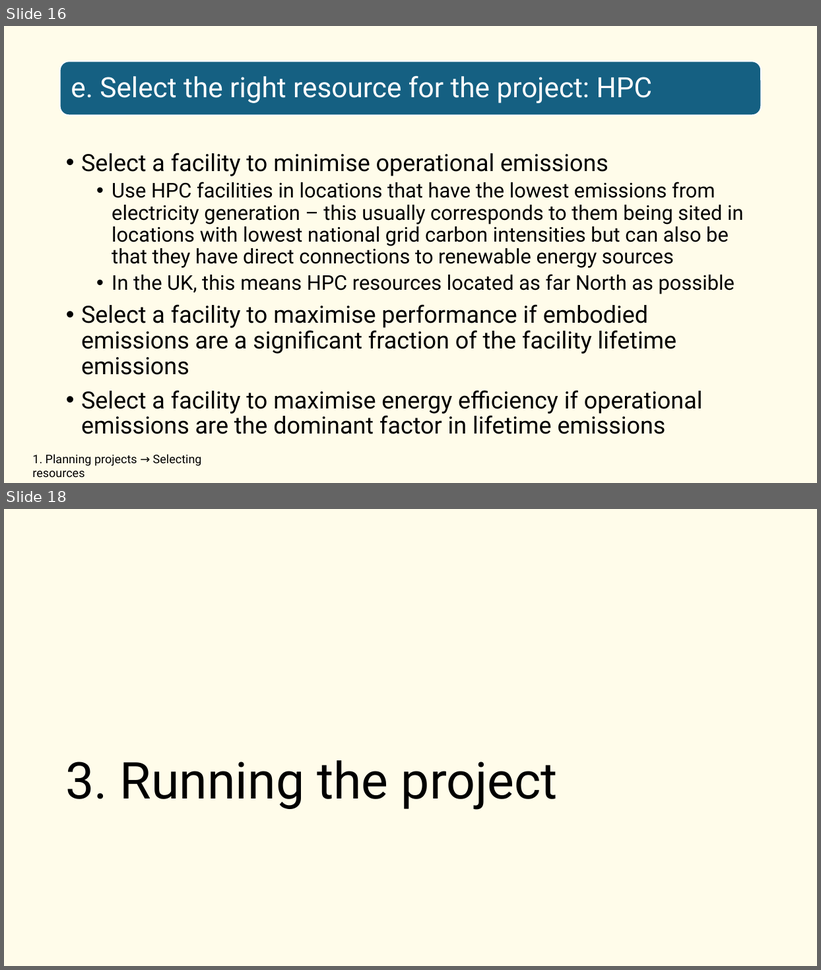
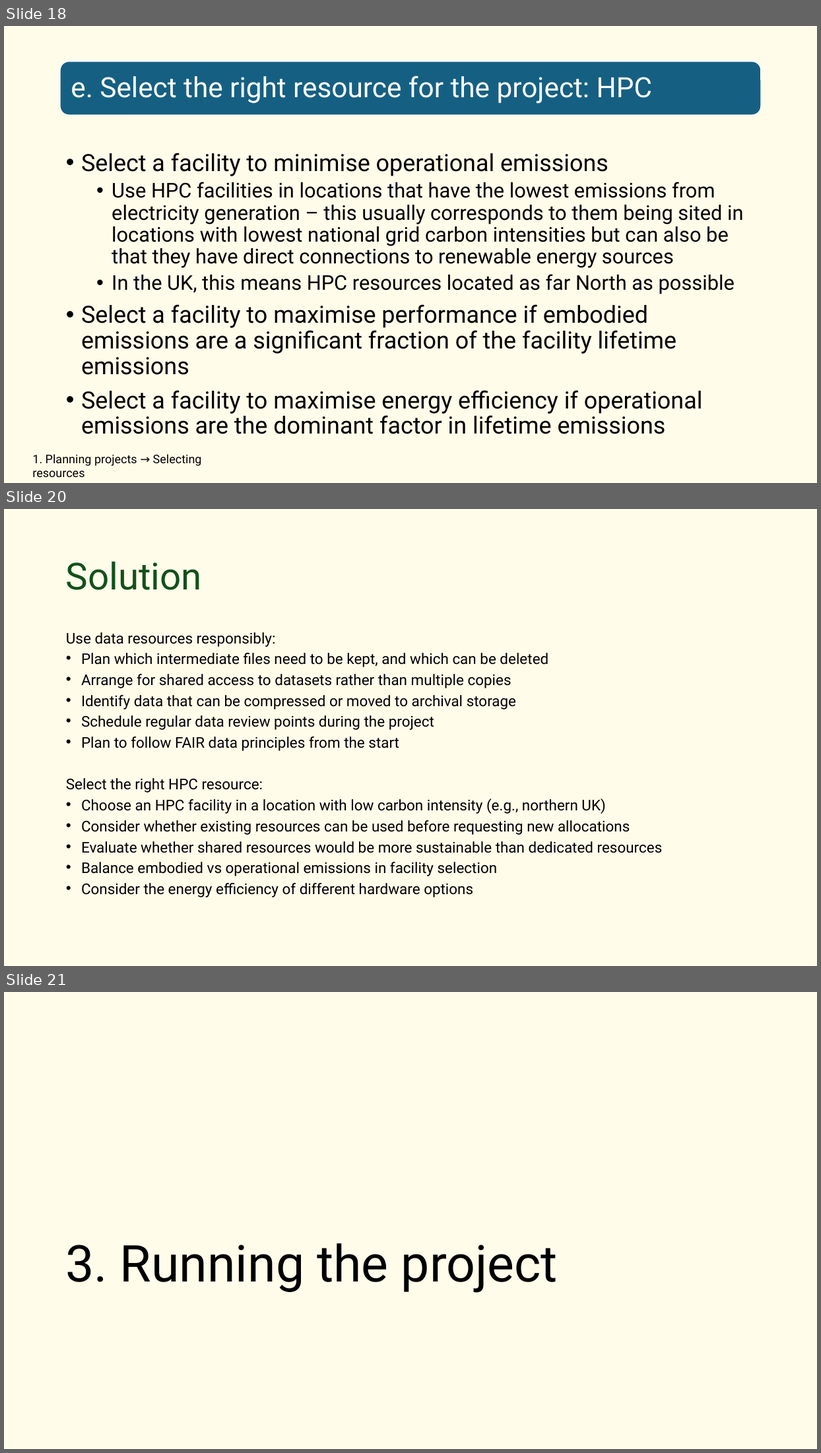
Before and after one commit to EPCCed/2026-10-02_green-hpc_cambridge, a slide deck: instructors/L9-ResponsibleComputing.pptx. Shown one above the other, each under a label of ours: slides 16 and 18 before the commit, slides 18, 20 and 21 after it; the slides between them are not shown. The pictures are 821x970 and 821x1453 pixels, drawn with LibreOffice and Linux fonts; fonts in the diff are those of the drawing. Boxes give left, top, right and bottom in pixels: in the first picture for what was removed or moved away, otherwise in the second. Text is boxed around its words. In the diff, an @@ line names an element or a change of style, - is before the commit and + after.

```diff
--- a/instructors/L9-ResponsibleComputing.pptx
+++ b/instructors/L9-ResponsibleComputing.pptx
@@ slide 20 added at (4,509,817,966), background #FFFCEA @@
@@ title added at (66,561,202,590), 44 pt, text #13501B @@
+Solution
@@ text added at (66,632,663,898), 17.5 pt, text #000000 @@
+Use data resources responsibly:
+• Plan which intermediate files need to be kept, and which can be deleted
+• Arrange for shared access to datasets rather than multiple copies
+• Identify data that can be compressed or moved to archival storage
+• Schedule regular data review points during the project
+• Plan to follow FAIR data principles from the start
+Select the right HPC resource:
+• Choose an HPC facility in a location with low carbon intensity (e.g., northern UK)
+• Consider whether existing resources can be used before requesting new allocations
+• Evaluate whether shared resources would be more sustainable than dedicated resources
+• Balance embodied vs operational emissions in facility selection
+• Consider the energy efficiency of different hardware options
@@ what was slide 16 is now slide 18 @@
@@ what was slide 18 is now slide 21 @@
```
Also in this commit, not shown: 4 slides changed, 3 other slides added, 3 other files.
